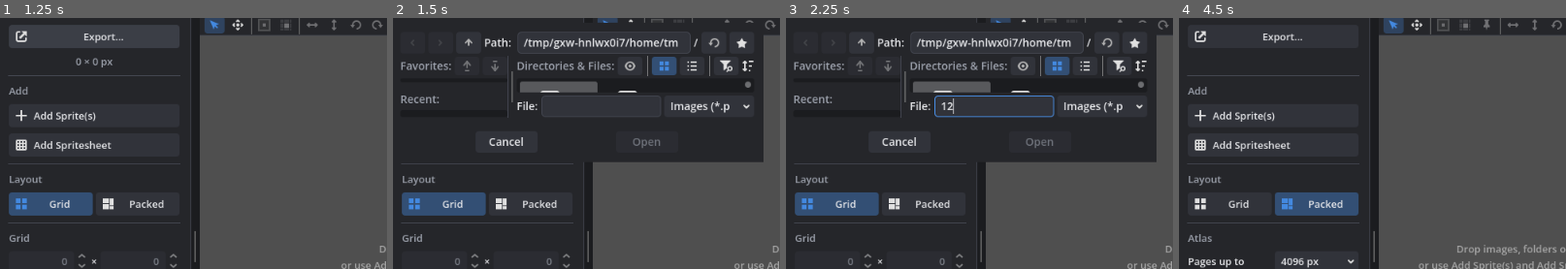
Above: before the commit, frames 1-4 (left to right).
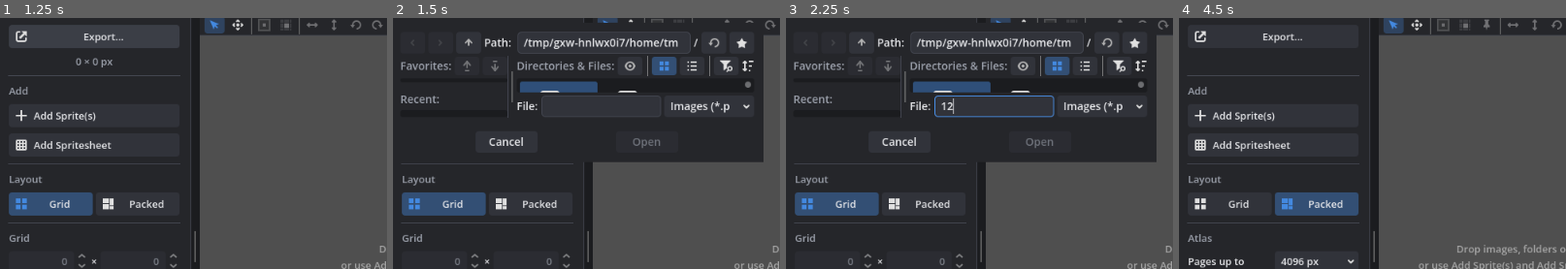
Above: after the commit, the same moments.

Repository: caleb-tognoli/spritesheetbelli
Game: Godot game, scene res://ui/main/main.tscn
Two runs of this game, one before a commit and one after it. Both use one fixed random seed, a clock stepped at 60 frames per second and the inputs below.
Inputs (mouse positions are % of the whole screen's width and height, from its top left):
- Up to frame 1 (1.25 s): click "Export…" at 0.5 s
- Up to frame 2 (1.5 s): click "Add Sprite(s)" at 1.25 s
- Up to frame 3 (2.25 s): click (27, 22) at 2.02 s; type "12" at 2.1 s
- Up to frame 4 (4.5 s): click "Add Spritesheet" at 2.75 s; click "Grid" at 3.5 s; click "Packed" at 4.25 s
The pictures show only the part of the screen within x 0-50%, y 5-55%; the shares and areas given below are measured in that part.

Frame 1 is identical in both runs. In frame 2, 0.8% of the frame differs, in the area x 32-53%, y 25-30%; in frame 3, 0.8%; in frame 4, nothing differs.

Commit message:
Lists select in the accent colour
- Selected rows in every list (Sprites, History, Settings categories, Export formats,
  Animations) are the accent colour mixed into the list's background, a little stronger
  while the list has focus, in both themes; hovering stays a neutral shade, also over the
  selection
- The text on the selection is the theme's text colour, or the other theme's when that
  reads better (a light accent in the dark theme), and the selection is darkened or
  lightened as little as needed for a 4.5:1 contrast, so any accent picked in Settings
  stays readable
- The Sprites list's whole-row boxes follow: the accent with or without focus, the size
  in the selection's text colour, and a pinned frame's pin in its own grey over the
  selection

Diff:
--- a/scripts/ui/app_theme.gd
+++ b/scripts/ui/app_theme.gd
@@ -4,6 +4,12 @@
 ## theme swaps their greys for darker ones, see [constant LIGHT_ICON_COLORS].
 
 const DEFAULT_ACCENT := Color("4c9cff")
+## The text colour of each theme
+const DARK_TEXT := Color("e6e7ea")
+const LIGHT_TEXT := Color("1f2329")
+## How readable text on selected list rows is at least, as a contrast ratio (WCAG's AA
+## level for text)
+const MIN_CONTRAST := 4.5
 ## Every SVG in here is imported as a DPITexture and recoloured with the theme
 const ICON_DIR := "res://assets/icons"
 ## Icon colours in the light theme, from the Godot editor's (editor_color_map.cpp)
@@ -42,8 +48,15 @@
 	var accent: Color
 	var accent_text: Color  ## Text in the accent colour, such as headings
 	var error: Color  ## Text saying what's wrong
-	## How strongly list rows are shaded with the text colour when hovered or selected
+	## How strongly list rows, scroll bars and guides are shaded with the text colour
 	var shade: float
+	## The shade over hovered list rows, selected or not
+	var hovered: Color
+	## Selected list rows, in the accent colour, and stronger while the list has focus
+	var selected: Color
+	var selected_focus: Color
+	## Text on selected list rows, see [method AppTheme.readable_text]
+	var selected_text: Color
 
 
 static func palette(light: bool, accent: Color) -> Palette:
@@ -55,23 +68,78 @@
 		p.raised = Color("ffffff")
 		p.hover = Color("e2e5eb")
 		p.border = Color("c9cdd6")
-		p.text = Color("1f2329")
+		p.text = LIGHT_TEXT
 		p.text_muted = Color("5d6470")
 		p.accent_text = accent.darkened(0.35)
 		p.error = Color("c43d2b")
 		p.shade = 0.6
+		p.selected = p.background.blend(Color(accent, 0.3))
+		p.selected_focus = p.background.blend(Color(accent, 0.45))
 	else:
 		p.background = Color("1b1c1f")
 		p.surface = Color("25262a")
 		p.raised = Color("31333a")
 		p.hover = Color("3b3e46")
 		p.border = Color("454852")
-		p.text = Color("e6e7ea")
+		p.text = DARK_TEXT
 		p.text_muted = Color("9da2ad")
 		p.accent_text = accent.lightened(0.45)
 		p.error = Color(1.0, 0.55, 0.45)
 		p.shade = 1.0
+		p.selected = p.background.blend(Color(accent, 0.4))
+		p.selected_focus = p.background.blend(Color(accent, 0.6))
+	p.hovered = Color(p.text, 0.07 * p.shade)
+	# Hovered, the selection is shaded like the other rows
+	p.selected_text = readable_text(
+		[
+			p.selected,
+			p.selected_focus,
+			p.selected.blend(p.hovered),
+			p.selected_focus.blend(p.hovered)
+		],
+		p.text
+	)
+	p.selected = _readable_under(p.selected_text, p.selected, p.hovered)
+	p.selected_focus = _readable_under(p.selected_text, p.selected_focus, p.hovered)
 	return p
+
+
+## The text colour most readable on every one of [param backgrounds]: [param text], or
+## the other theme's when it stands out more, e.g. on a very light accent in the dark
+## theme
+static func readable_text(backgrounds: Array[Color], text: Color) -> Color:
+	var best := text
+	var best_contrast := 0.0
+	for candidate: Color in [text, LIGHT_TEXT if text == DARK_TEXT else DARK_TEXT]:
+		var contrast := INF
+		for background in backgrounds:
+			contrast = minf(contrast, contrast_ratio(candidate, background))
+		if contrast > best_contrast:
+			best = candidate
+			best_contrast = contrast
+	return best
+
+
+## [param background] darkened under light [param text] or lightened under dark text,
+## as little as it takes to reach [constant MIN_CONTRAST], also shaded as [param hovered]
+static func _readable_under(text: Color, background: Color, hovered: Color) -> Color:
+	var darken := text.get_luminance() > 0.5
+	for i in 30:
+		var contrast := minf(
+			contrast_ratio(text, background), contrast_ratio(text, background.blend(hovered))
+		)
+		if contrast >= MIN_CONTRAST:
+			break
+		background = background.darkened(0.05) if darken else background.lightened(0.05)
+	return background
+
+
+## The contrast ratio between two opaque colours, from 1 (the same) to 21 (black and
+## white), as defined by WCAG
+static func contrast_ratio(a: Color, b: Color) -> float:
+	var la := a.srgb_to_linear().get_luminance()
+	var lb := b.srgb_to_linear().get_luminance()
+	return (maxf(la, lb) + 0.05) / (minf(la, lb) + 0.05)
 
 
 static func build(light: bool, accent := DEFAULT_ACCENT) -> Theme:
@@ -250,37 +318,36 @@
 	return theme
 
 
-## Trees and item lists: a sunken background, rows shaded with the text colour, and
-## scroll bars to match
+## Trees and item lists: a sunken background, rows shaded with the text colour when
+## hovered and in the accent colour when selected, and scroll bars to match
 static func _add_lists(theme: Theme, p: Palette, focus: StyleBox) -> void:
 	var margins := Vector4(4, 4, 4, 4)
-	var hovered := _box(Color(p.text, 0.07 * p.shade), 3, margins)
-	var selected := _box(Color(p.text, 0.3 * p.shade), 3, margins)
-	var hovered_selected := _box(Color(p.text, 0.4 * p.shade), 3, margins)
+	var hovered := _box(p.hovered, 3, margins)
 	var cursor := _box(Color.TRANSPARENT, 3, margins, p.text_muted, 1)
 	for type: StringName in [&"Tree", &"ItemList"]:
 		var panel_margins := Vector4(4, 4, 4, 5) if type == &"Tree" else margins
 		theme.set_stylebox("panel", type, _box(p.background, 3, panel_margins))
 		theme.set_stylebox("focus", type, focus)
 		theme.set_stylebox("hovered", type, hovered)
-		theme.set_stylebox("selected", type, selected)
-		theme.set_stylebox("selected_focus", type, selected)
-		theme.set_stylebox("hovered_selected", type, hovered_selected)
-		theme.set_stylebox("hovered_selected_focus", type, hovered_selected)
+		# Hovered, the selection is shaded like the other rows
+		for entry: Array in [
+			[&"selected", p.selected],
+			[&"selected_focus", p.selected_focus],
+			[&"hovered_selected", p.selected.blend(p.hovered)],
+			[&"hovered_selected_focus", p.selected_focus.blend(p.hovered)],
+		]:
+			theme.set_stylebox(entry[0], type, _box(entry[1], 3, margins))
 		# The keyboard cursor only shows while the list has focus
 		theme.set_stylebox("cursor", type, cursor)
 		theme.set_stylebox("cursor_unfocused", type, StyleBoxEmpty.new())
-		for color: StringName in [
-			&"font_color",
-			&"font_hovered_color",
-			&"font_hovered_selected_color",
-			&"font_selected_color",
-		]:
-			theme.set_color(color, type, p.text)
+		theme.set_color("font_color", type, p.text)
+		theme.set_color("font_hovered_color", type, p.text)
+		theme.set_color("font_selected_color", type, p.selected_text)
+		theme.set_color("font_hovered_selected_color", type, p.selected_text)
 		theme.set_color("guide_color", type, Color(p.text, 0.2 * p.shade))
 	theme.set_stylebox("hovered_dimmed", "Tree", _box(Color(p.text, 0.03 * p.shade), 3, margins))
 	theme.set_stylebox("button_hover", "Tree", hovered)
-	theme.set_stylebox("button_pressed", "Tree", selected)
+	theme.set_stylebox("button_pressed", "Tree", _box(Color(p.text, 0.3 * p.shade), 3, margins))
 	theme.set_color("font_hovered_dimmed_color", "Tree", p.text)
 	theme.set_color("font_disabled_color", "Tree", Color(p.text_muted, 0.6))
 	theme.set_color("custom_button_font_highlight", "Tree", p.text)
--- a/tests/unit/test_app_theme.gd
+++ b/tests/unit/test_app_theme.gd
@@ -54,3 +54,50 @@
 		var grey := AppTheme.LIGHT_ICON_GREY if light else AppTheme.DARK_ICON_GREY
 		var pressed := theme.get_color("icon_pressed_color", "Button") * grey
 		assert_true(pressed.is_equal_approx(accent * AppTheme.DARK_ICON_GREY), str(light))
+
+
+func test_list_selection_is_the_accent_in_both_themes() -> void:
+	var accent := Color("4c9cff")
+	for light: bool in [false, true]:
+		var theme := AppTheme.build(light, accent)
+		for type: StringName in [&"Tree", &"ItemList"]:
+			var panel := (theme.get_stylebox("panel", type) as StyleBoxFlat).bg_color
+			var selected := (theme.get_stylebox("selected", type) as StyleBoxFlat).bg_color
+			var focused := (theme.get_stylebox("selected_focus", type) as StyleBoxFlat).bg_color
+			var hovered := (theme.get_stylebox("hovered", type) as StyleBoxFlat).bg_color
+			var message := "%s, light: %s" % [type, light]
+			assert_true(selected.b > selected.r + 0.1, "bluish like the accent, " + message)
+			assert_true(
+				_distance(focused, accent) < _distance(selected, accent),
+				"stronger with focus, " + message
+			)
+			assert_true(_distance(selected, accent) < _distance(panel, accent), message)
+			var text := AppTheme.LIGHT_TEXT if light else AppTheme.DARK_TEXT
+			assert_eq(Color(hovered, 1.0), text, "hovering shades with the text colour, " + message)
+
+
+func test_text_on_the_selection_is_readable_whatever_the_accent() -> void:
+	var worst := INF
+	for light: bool in [false, true]:
+		for h in 12:
+			for s: float in [0.0, 0.5, 1.0]:
+				for v: float in [0.1, 0.4, 0.7, 1.0]:
+					var theme := AppTheme.build(light, Color.from_hsv(h / 12.0, s, v))
+					var text := theme.get_color("font_selected_color", "Tree")
+					assert_eq(text, theme.get_color("font_hovered_selected_color", "ItemList"))
+					for style: StringName in [
+						&"selected",
+						&"selected_focus",
+						&"hovered_selected",
+						&"hovered_selected_focus",
+					]:
+						var box := theme.get_stylebox(style, "Tree") as StyleBoxFlat
+						worst = minf(worst, AppTheme.contrast_ratio(text, box.bg_color))
+	assert_true(worst >= AppTheme.MIN_CONTRAST, "contrast of %.2f" % worst)
+	# A white accent in the dark theme takes the light theme's dark text
+	var white := AppTheme.build(false, Color.WHITE)
+	assert_eq(white.get_color("font_selected_color", "Tree"), AppTheme.LIGHT_TEXT)
+
+
+static func _distance(a: Color, b: Color) -> float:
+	return Vector3(a.r - b.r, a.g - b.g, a.b - b.b).length()
--- a/tests/unit/test_sprites_panel.gd
+++ b/tests/unit/test_sprites_panel.gd
@@ -105,6 +105,32 @@
 	assert_true(box.expand_margin_right > 0, "over the pin too")
 
 
+func test_the_row_is_highlighted_in_the_selection_colours() -> void:
+	main.preview.set_selected_coords([Vector2i(1, 0)] as Array[Vector2i])
+	var item := item_of(Vector2i(1, 0))
+	var name_box := item.get_custom_stylebox(0) as StyleBoxFlat
+	var selected := panel.get_theme_stylebox("selected", &"Tree") as StyleBoxFlat
+	assert_eq(name_box.bg_color, selected.bg_color, "the theme's selection")
+	var text := panel.get_theme_color("font_selected_color", &"Tree")
+	assert_eq(item.get_custom_color(1), text, "the size in the selection's text colour")
+	assert_ne(item_of(Vector2i(0, 0)).get_custom_color(1), text, "only when selected")
+	panel.tree.grab_focus()
+	var focused := panel.get_theme_stylebox("selected_focus", &"Tree") as StyleBoxFlat
+	name_box = item.get_custom_stylebox(0) as StyleBoxFlat
+	assert_eq(name_box.bg_color, focused.bg_color, "stronger while the list has focus")
+	panel.tree.release_focus()
+	name_box = item.get_custom_stylebox(0) as StyleBoxFlat
+	assert_eq(name_box.bg_color, selected.bg_color, "back without focus")
+	# A new accent colours the selection too
+	var accent: Color = Settings.get_value(&"accent_color")
+	Settings.set_value(&"accent_color", Color.ORANGE)
+	selected = panel.get_theme_stylebox("selected", &"Tree") as StyleBoxFlat
+	name_box = item_of(Vector2i(1, 0)).get_custom_stylebox(0) as StyleBoxFlat
+	assert_eq(name_box.bg_color, selected.bg_color, "follows the accent")
+	assert_true(selected.bg_color.r > selected.bg_color.b, "orange")
+	Settings.set_value(&"accent_color", accent)
+
+
 func test_search() -> void:
 	panel.search.text = "EA"
 	panel.search.text_changed.emit("EA")
--- a/ui/main/sprites_panel.gd
+++ b/ui/main/sprites_panel.gd
@@ -16,10 +16,10 @@
 var close_button := Button.new()
 
 var _thumbnails: Dictionary[Image, Texture2D] = {}
-## The selection's highlight on the name, on the size, and on the size and pin: the list
-## highlights each cell on its own, rounded, and leaves out the pin, so the selected frames
-## get these across the row instead
-var _highlights: Array[StyleBoxFlat] = []
+## The selection's highlight on the name, on the size, and on the size and pin, without
+## and with focus on the list: the list highlights each cell on its own, rounded, and
+## leaves out the pin, so the selected frames get these across the row instead
+var _highlights: Dictionary[bool, Array] = {}
 ## Whether the selection is being copied between the list and the preview, so it isn't
 ## copied back
 var _syncing := false
@@ -78,6 +78,8 @@
 	tree.item_edited.connect(_on_item_edited)
 	tree.button_clicked.connect(_on_button_clicked)
 	tree.gui_input.connect(_on_tree_input)
+	tree.focus_entered.connect(_highlight_all)
+	tree.focus_exited.connect(_highlight_all)
 	Global.spritesheet.updated.connect(refresh)
 	visibility_changed.connect(refresh)
 	if preview:
@@ -97,9 +99,6 @@
 	var alive := {}
 	var packed := sheet.layout == Spritesheet.Layout.PACKED
 	var muted := get_theme_color("font_color", &"StatusLabel")
-	# Pinned frames show the pin like a pressed toggle; the others a faint one to click
-	var pinned_color := get_theme_color("icon_pressed_color", &"Button")
-	var unpinned_color := get_theme_color("icon_disabled_color", &"Button")
 	for coord in sheet.get_sorted_coords():
 		var img := sheet.frames[coord]
 		alive[img] = true
@@ -123,7 +122,6 @@
 		item.set_icon_max_width(0, THUMBNAIL_SIZE)
 		var frame_size := img.get_size()
 		item.set_text(1, "%d×%d" % [frame_size.x, frame_size.y])
-		item.set_custom_color(1, muted)
 		# Only names are picked and edited
 		item.set_selectable(1, false)
 		item.set_text_alignment(1, HORIZONTAL_ALIGNMENT_RIGHT)
@@ -132,7 +130,8 @@
 		if packed and sheet.placements.has(coord):
 			var pinned: bool = sheet.placements[coord].get("pinned", false)
 			item.add_button(1, PIN_ICON, PIN_BUTTON, false, tr("Unpin") if pinned else tr("Pin"))
-			item.set_button_color(1, 0, pinned_color if pinned else unpinned_color)
+			item.set_metadata(1, pinned)
+		_highlight(item, false)
 	for img: Image in _thumbnails.keys():
 		if not alive.has(img):
 			_thumbnails.erase(img)
@@ -208,22 +207,26 @@
 
 ## Makes the highlights from the theme's, and stops the list drawing its own
 func _update_highlights() -> void:
-	var selected := get_theme_stylebox("selected", &"Tree") as StyleBoxFlat
-	if not selected:
-		return
-	var name_box := selected.duplicate() as StyleBoxFlat
-	name_box.corner_radius_top_right = 0
-	name_box.corner_radius_bottom_right = 0
-	var size_box := selected.duplicate() as StyleBoxFlat
-	size_box.corner_radius_top_left = 0
-	size_box.corner_radius_bottom_left = 0
-	var pin_box := size_box.duplicate() as StyleBoxFlat
-	pin_box.expand_margin_right = (
-		PIN_ICON.get_width()
-		+ tree.get_theme_stylebox("button_pressed").get_minimum_size().x
-		+ tree.get_theme_constant("button_margin")
-	)
-	_highlights = [name_box, size_box, pin_box]
+	_highlights.clear()
+	for focused: bool in [false, true]:
+		var style := &"selected_focus" if focused else &"selected"
+		var selected := get_theme_stylebox(style, &"Tree") as StyleBoxFlat
+		if not selected:
+			_highlights.clear()
+			return
+		var name_box := selected.duplicate() as StyleBoxFlat
+		name_box.corner_radius_top_right = 0
+		name_box.corner_radius_bottom_right = 0
+		var size_box := selected.duplicate() as StyleBoxFlat
+		size_box.corner_radius_top_left = 0
+		size_box.corner_radius_bottom_left = 0
+		var pin_box := size_box.duplicate() as StyleBoxFlat
+		pin_box.expand_margin_right = (
+			PIN_ICON.get_width()
+			+ tree.get_theme_stylebox("button_pressed").get_minimum_size().x
+			+ tree.get_theme_constant("button_margin")
+		)
+		_highlights[focused] = [name_box, size_box, pin_box]
 	for style: StringName in [&"selected", &"selected_focus"]:
 		tree.add_theme_stylebox_override(style, StyleBoxEmpty.new())
 	# The pointer shades a selected cell as it does the others
@@ -232,13 +235,39 @@
 		tree.add_theme_stylebox_override(style, hovered)
 
 
-## Highlights [param item]'s row if its frame is [param selected]
+## Highlights [param item]'s row if its frame is [param selected]. The size and pin,
+## which aren't picked with the name, take the colours of the selection's text.
 func _highlight(item: TreeItem, selected: bool) -> void:
-	if _highlights.is_empty():
-		return
-	item.set_custom_stylebox(0, _highlights[0] if selected else null)
-	var size_box := _highlights[2] if item.get_button_count(1) else _highlights[1]
-	item.set_custom_stylebox(1, size_box if selected else null)
+	if not item.get_metadata(0) is Vector2i:
+		return
+	var pinnable := item.get_button_count(1) > 0
+	if not _highlights.is_empty():
+		var boxes: Array = _highlights[tree.has_focus()]
+		item.set_custom_stylebox(0, boxes[0] if selected else null)
+		item.set_custom_stylebox(1, (boxes[2] if pinnable else boxes[1]) if selected else null)
+	item.set_custom_color(
+		1,
+		(
+			tree.get_theme_color("font_selected_color")
+			if selected
+			else get_theme_color("font_color", &"StatusLabel")
+		)
+	)
+	if pinnable:
+		# Pinned frames show the pin like a pressed toggle, in its own grey over the
+		# selection; the others a faint one to click
+		var color := &"icon_disabled_color"
+		if item.get_metadata(1):
+			color = &"icon_normal_color" if selected else &"icon_pressed_color"
+		item.set_button_color(1, 0, get_theme_color(color, &"Button"))
+
+
+## Highlights the selected frames again, as they are with focus on the list or without
+func _highlight_all() -> void:
+	var item := tree.get_root().get_next_in_tree() if tree.get_root() else null
+	while item:
+		_highlight(item, item.is_selected(0))
+		item = item.get_next_in_tree()
 
 
 ## Sent for each name picked or unpicked, sometimes before the item has changed
Not shown, changed: CHANGELOG.md
